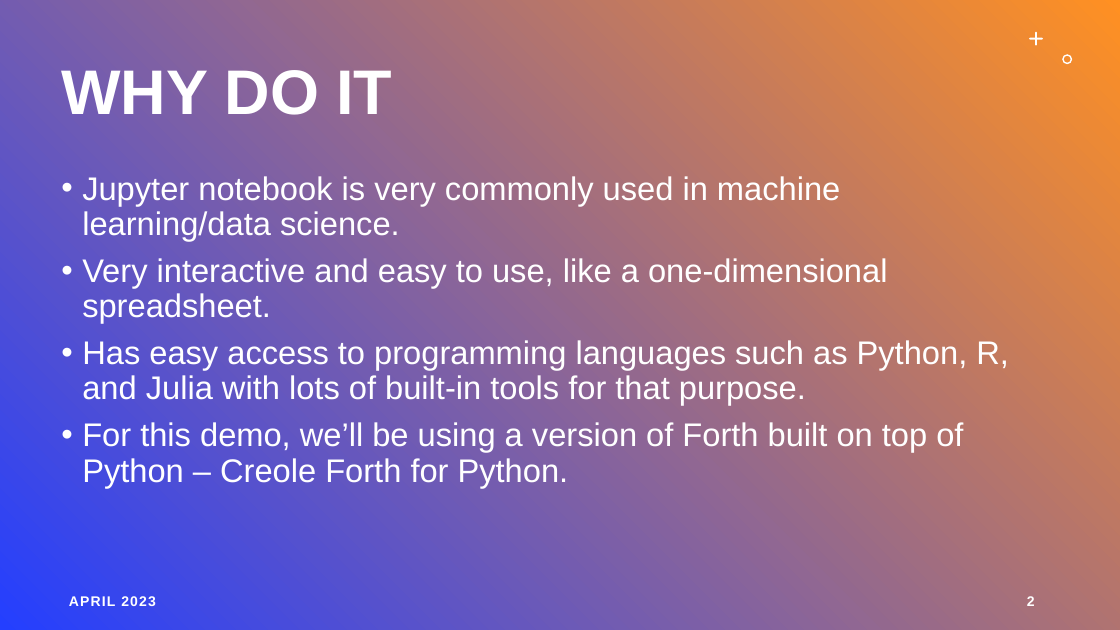
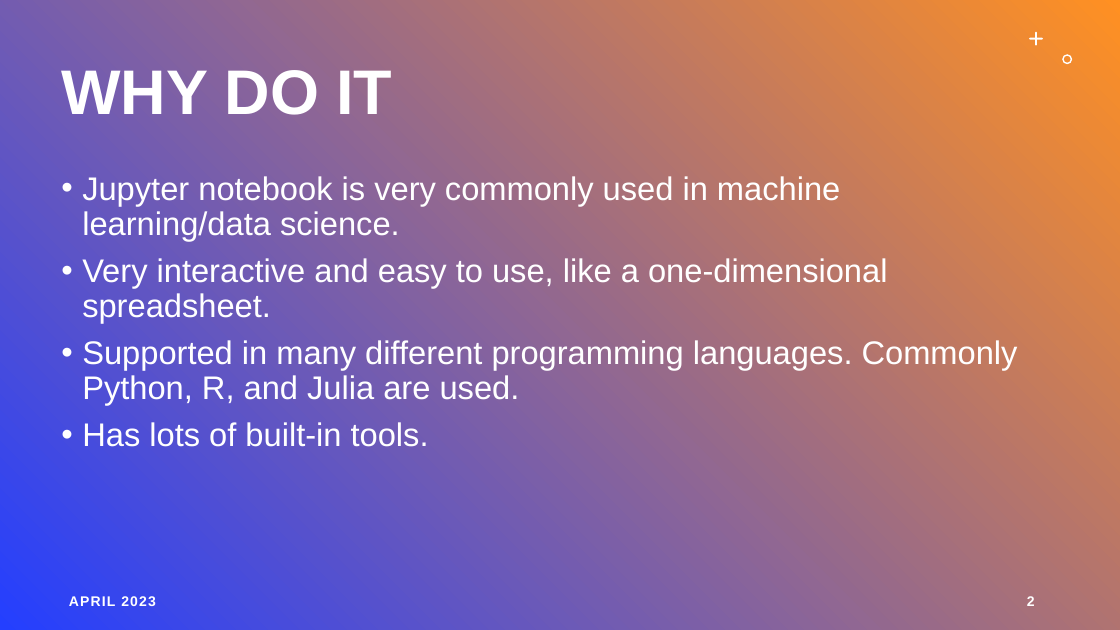
Before and after one commit to tiluser/cfpy_jn, a slide deck: slide 2 of cfpy_jupyter_demo.pptx. Drawn at 1120x630 pixels with LibreOffice and Linux fonts; fonts in the diff are those of the drawing. Boxes give left, top, right and bottom in pixels: in the first picture for what was removed or moved away, otherwise in the second. Text is boxed around its words. In the diff, an @@ line names an element or a change of style, - is before the commit and + after.

```diff
--- a/cfpy_jupyter_demo.pptx
+++ b/cfpy_jupyter_demo.pptx
@@ text at (x1=82, y1=340, x2=1018, y2=447): text changed @@
-• Has easy access to programming languages such as Python, R, and Julia with lots of built-in tools for that purpose.
-• For this demo, we’ll be using a version of Forth built on top of Python – Creole Forth for Python.
+• Supported in many different programming languages. Commonly Python, R, and Julia are used.
+• Has lots of built-in tools.
```
Also in this commit, not shown: 3 other slides changed, 1 slide added, 2 other files.
